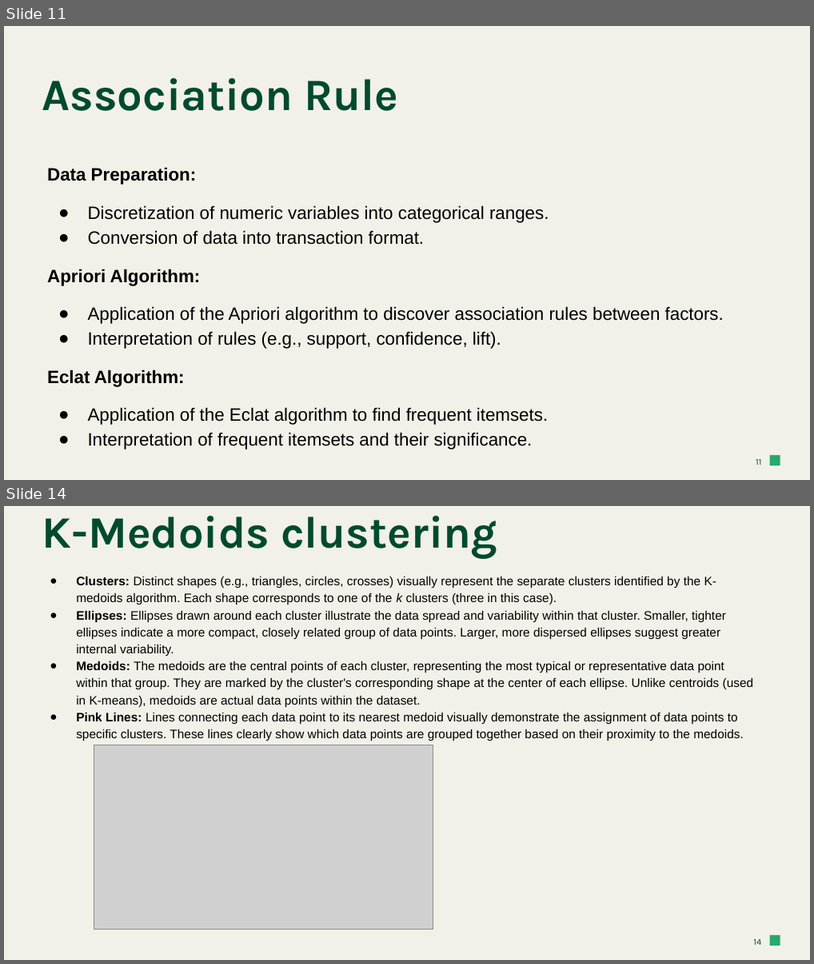
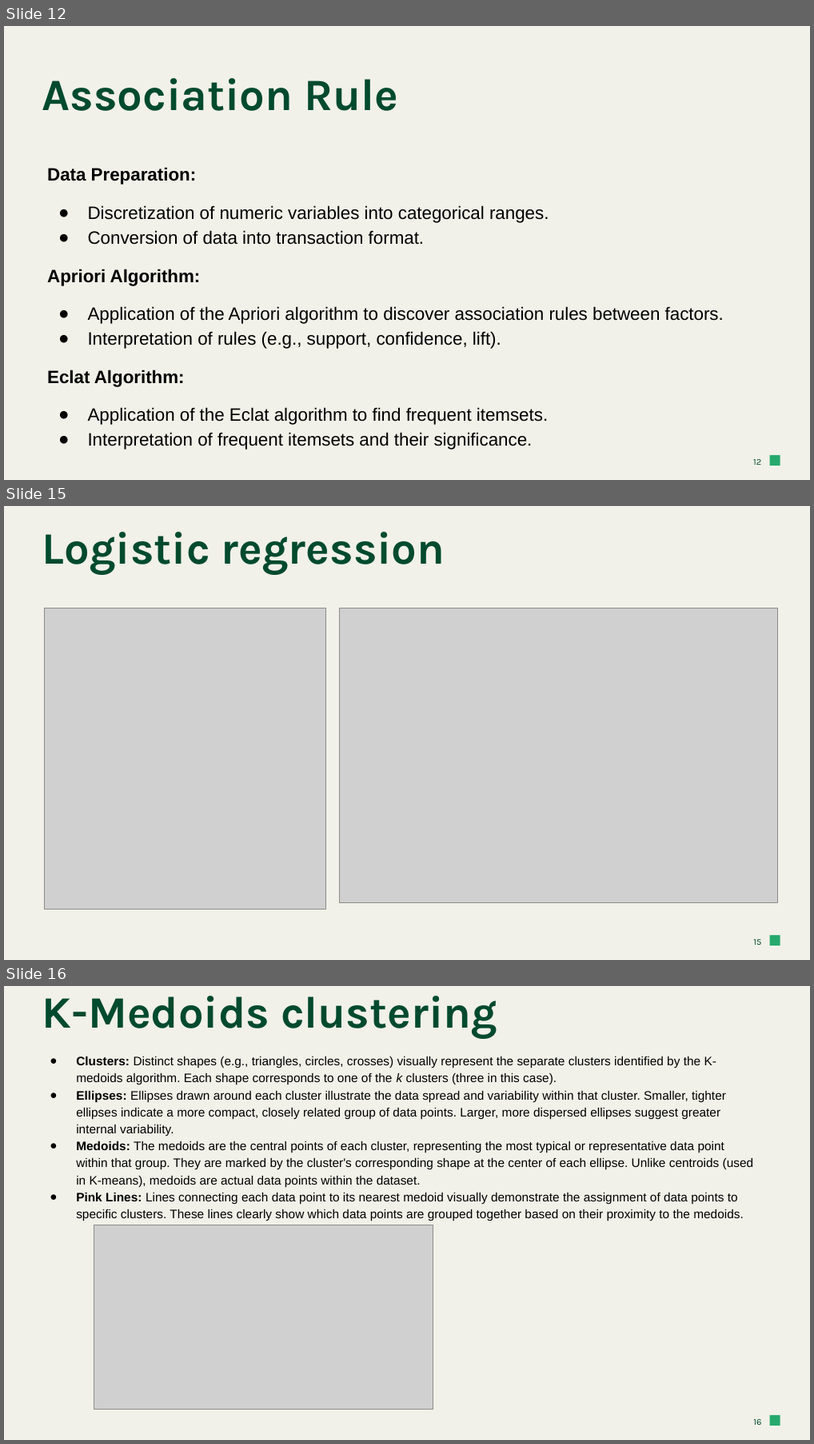
Before and after one commit to vemuladevendran/datamining, a slide deck: GROUP-10.pptx. Shown one above the other, each under a label of ours: slides 11 and 14 before the commit, slides 12, 15 and 16 after it; the slides between them are not shown. The pictures are 814x964 and 814x1444 pixels, drawn with LibreOffice and Linux fonts; fonts in the diff are those of the drawing; grey boxes stand for pictures. Boxes give left, top, right and bottom in pixels: in the first picture for what was removed or moved away, otherwise in the second. Text is boxed around its words. In the diff, an @@ line names an element or a change of style, - is before the commit and + after.

```diff
--- a/GROUP-10.pptx
+++ b/GROUP-10.pptx
@@ slide 15 added at [4,506,810,960], background #F1F1E9; not listed: 1 template element that a slide beside it also shows @@
@@ title added at [42,532,446,574], 40 pt, text #004A2E, bold @@
+Logistic regression
@@ picture added at [44,608,326,908] @@
@@ picture added at [339,608,778,902] @@
@@ page number added at [754,939,762,944], 8 pt, text #004A2E @@
+15
@@ what was slide 11 is now slide 12 @@
@@ page number at [754,459,762,464]: text changed @@
-11
+12
@@ what was slide 14 is now slide 16 @@
@@ page number at [754,1419,762,1424]: text changed @@
-14
+16
```
Also in this commit, not shown: 4 slides changed, 2 other slides added, 1 slide removed.
